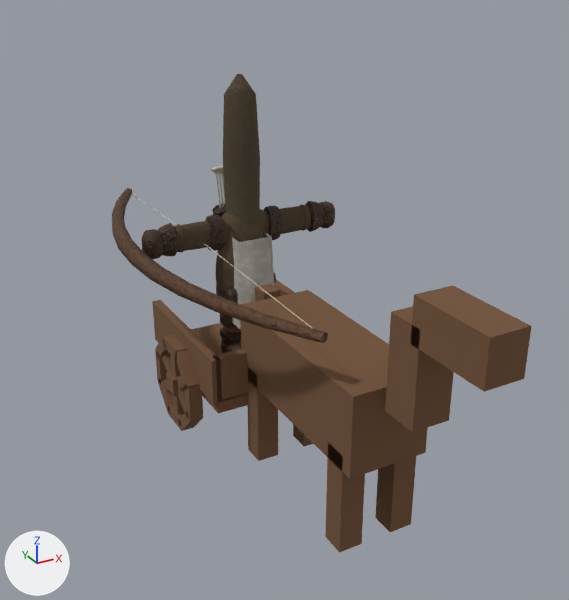
One commit to the glTF model csharp/Unciv.Godot/Packs/units/models/unit/Chariot Archer.glb: the scene before it, then after it.
Before and after are seen from a 50 mm camera at (-1.06, -1.83, 1.48) aimed at (0.03, 0.15, 0.49). Arrows for +X, +Y and +Z are at lower left; the lights stay in place. The older version comes first. Vertices at exactly the same position are counted once.

The first picture shows 'Bow', 'HorseMesh', 'Warrior'.
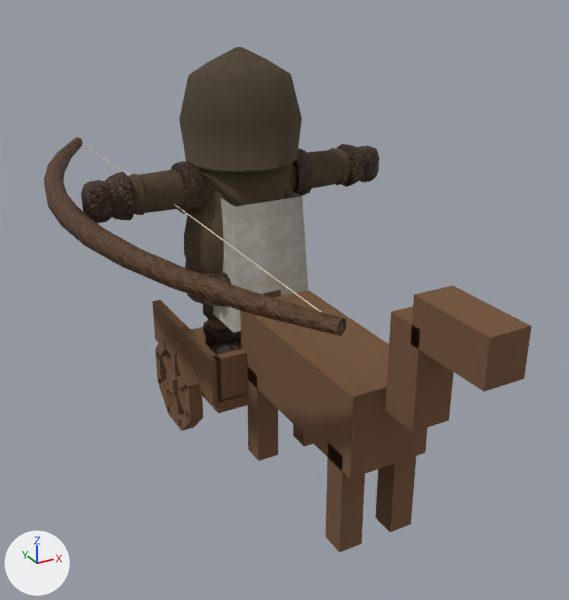
Location of each change, [x1, y1, x2, y2] in pixels of the pictures (569 x 600 px; the box of a moved part takes in the faces that stretch with it):
'Warrior', reshaped, rescaled (54% wider, 10% taller): before [142, 74, 335, 353]; after [81, 47, 379, 355]
'Bow', moved, rescaled (40% wider, 27% taller): before [112, 188, 328, 344]; after [44, 137, 346, 336]
part 1 of me_mesh_skinned, moved or reshaped: before [220, 313, 241, 353]; after [203, 304, 241, 355]
part 2 of me_mesh_skinned, moved or reshaped (not visible afterwards): before [211, 167, 226, 217]
part 3 of me_mesh_skinned, moved or reshaped (not visible afterwards): before [217, 166, 224, 207]
part 4 of me_mesh_skinned, moved or reshaped (not visible afterwards): before [220, 166, 225, 201]
part 5 of me_mesh_skinned, moved or reshaped: before [232, 232, 274, 329]; after [213, 189, 308, 333]
part 6 of me_mesh_skinned, moved or reshaped: before [142, 74, 335, 303]; after [81, 47, 379, 307]

Patch to the scene script:
```diff
--- a/csharp/Unciv.Godot/Packs/units/models/unit/Chariot Archer.glb.py
+++ b/csharp/Unciv.Godot/Packs/units/models/unit/Chariot Archer.glb.py
@@ me_mesh_skinned @@
 # used by ob_warrior; location = (0.0, 0.375, 0.225); scale = (0.401, 0.401, 0.401)
-me_mesh_skinned.from_pydata(...)  # 2574 vertices, 4783 faces; spans x -0.85..0.85, y -0.26..0.33, z 0.0..2.31
+me_mesh_skinned.from_pydata(...)  # 2574 vertices, 4783 faces; spans x -0.95..0.95, y -0.37..0.43, z 0.0..1.86
+# me_mesh_skinned part 1: the loose piece of 206 vertices spanning x -0.23..0.01, y -0.26..0.13, z 0.0..0.53 is moved by (-0.05, 0.0, 0.0)
+# me_mesh_skinned part 2: the loose piece of 42 vertices spanning x -0.17..0.17, y 0.15..0.33, z 0.56..1.57 is moved by (0.0, 0.1, 0.0)
+# me_mesh_skinned part 3: the loose piece of 17 vertices spanning x -0.14..-0.07, y 0.19..0.25, z 1.22..1.57 is moved by (0.0, 0.1, 0.0)
+# me_mesh_skinned part 4: the loose piece of 17 vertices spanning x -0.11..-0.04, y 0.19..0.25, z 1.22..1.57 is moved by (0.0, 0.1, 0.0)
+# me_mesh_skinned part 5: the loose piece of 20 vertices spanning x -0.17..0.17, y -0.23..0.21, z 0.34..1.07 is scaled about the mesh origin by (1.48, 1.57, 1)
+# me_mesh_skinned part 6: 1282 of 2574 vertices moved; they spanned x -0.85..0.85, y -0.2..0.17, z 0.19..2.31 and now span x -0.95..0.95, y -0.34..0.37, z 0.19..1.86; mean shift (0.0, 0.0, -0.01); largest move (0.06, -0.09, 2.16) -> (0.13, -0.25, 1.71)
+# other edits to the shape of me_mesh_skinned do not show in these pictures
 me_mesh_skinned.materials.append(mat_wool)
@@ ob_warrior @@
 ob_warrior.location = (0.0, 0.375, 0.225)
-ob_warrior.scale = (0.401, 0.401, 0.401)
+ob_warrior.scale = (0.54, 0.54, 0.54)
@@ ob_bow @@
 ob_bow = bpy.data.objects.new('Bow', me_mesh_bow)
-ob_bow.location = (-0.271, 0.322, 0.646)
+ob_bow.location = (-0.416, 0.336, 0.798)
 ob_bow.rotation_euler = (1.571, 1.571, 0.0)  # degrees (90, 90, 0)
-ob_bow.scale = (0.401, 0.401, 0.401)
+ob_bow.scale = (0.54, 0.54, 0.54)
```
